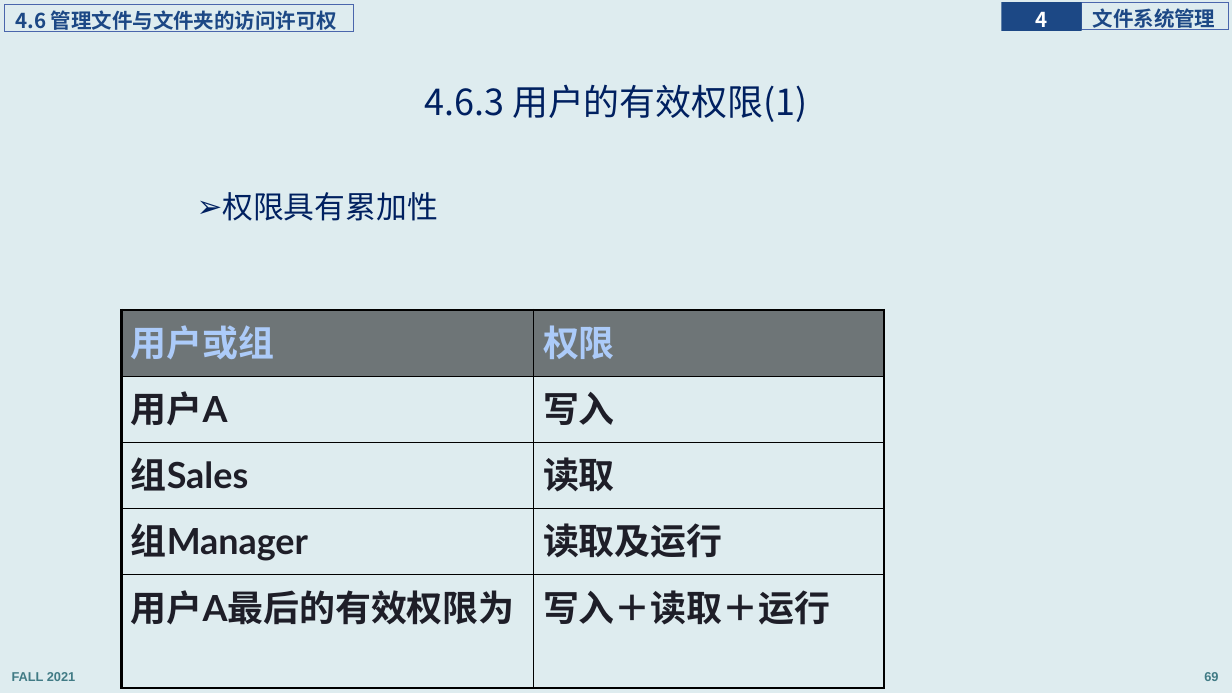
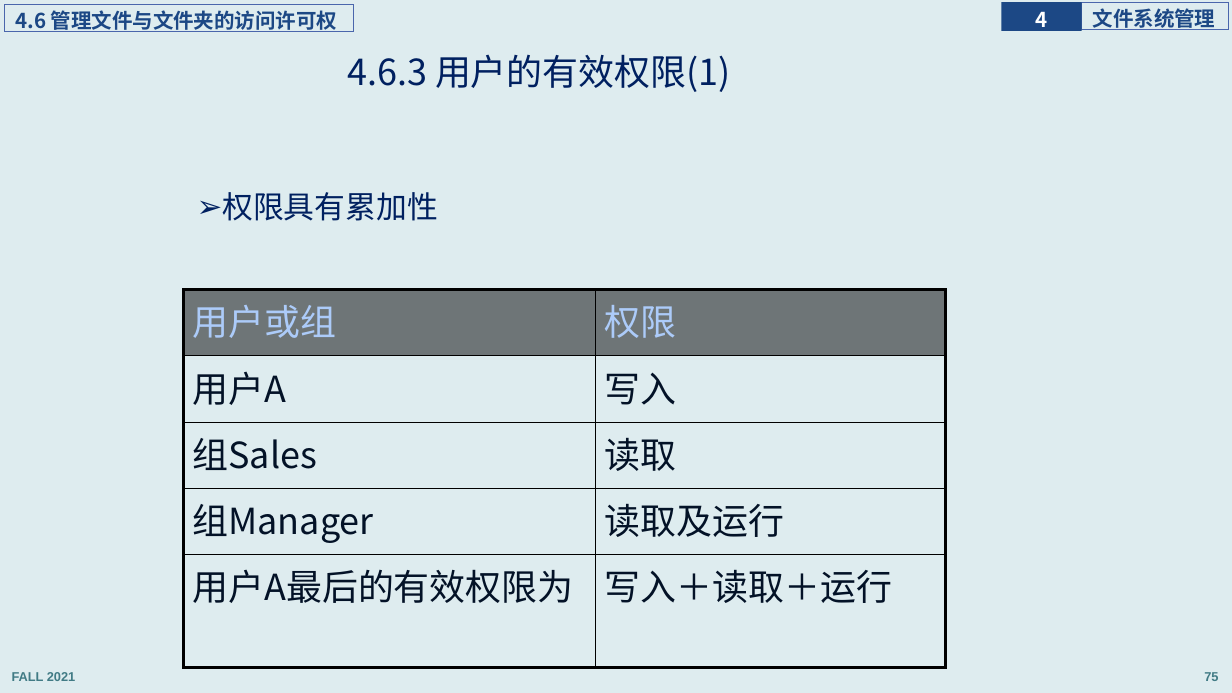
Before and after one commit to principleWindows/win-principle-2021, a slide deck: slide 75 of slides/instruction/principleWindows_4.pptx (slide 69 before the commit). Drawn at 1232x693 pixels with LibreOffice and Linux fonts; fonts in the diff are those of the drawing. Boxes give left, top, right and bottom in pixels: in the first picture for what was removed or moved away, otherwise in the second. Text is boxed around its words. In the diff, an @@ line names an element or a change of style, - is before the commit and + after.

```diff
--- a/slides/instruction/principleWindows_4.pptx
+++ b/slides/instruction/principleWindows_4.pptx
@@ title "4.6.3 用户的有效权限(1)": place and size @@
-title "4.6.3 用户的有效权限(1)" at [424, 84, 807, 122]
+title "4.6.3 用户的有效权限(1)" at [347, 54, 730, 92]
@@ table at [184, 289, 946, 631] @@
@@ font Lato to Noto Sans CJK SC, bold off @@
@@ text colour #1E1E28 to #031227 in "用户A", "写入", "组Sales", "读取" and 4 more places @@
@@ table: place and size @@
-table at [122, 311, 884, 653]
+table at [184, 289, 946, 631]
@@ page number at [1204, 672, 1218, 681]: text changed @@
-69
+75
```
Also in this commit, not shown: 34 other slides changed, 8 slides added, 6 other files.
